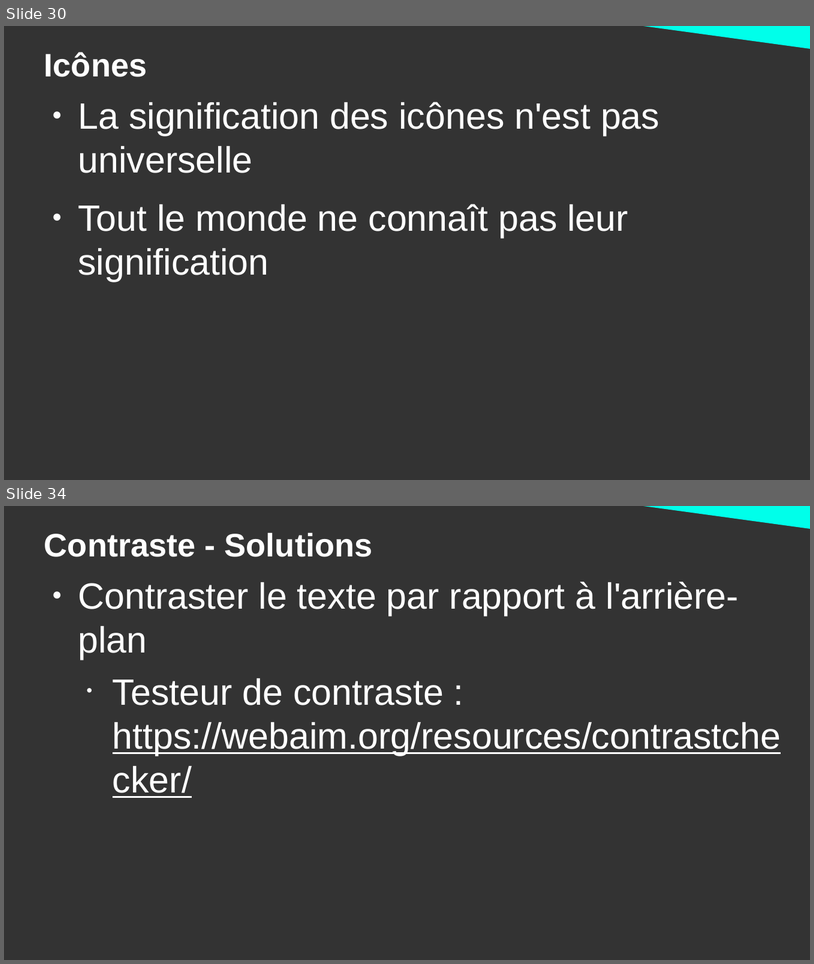
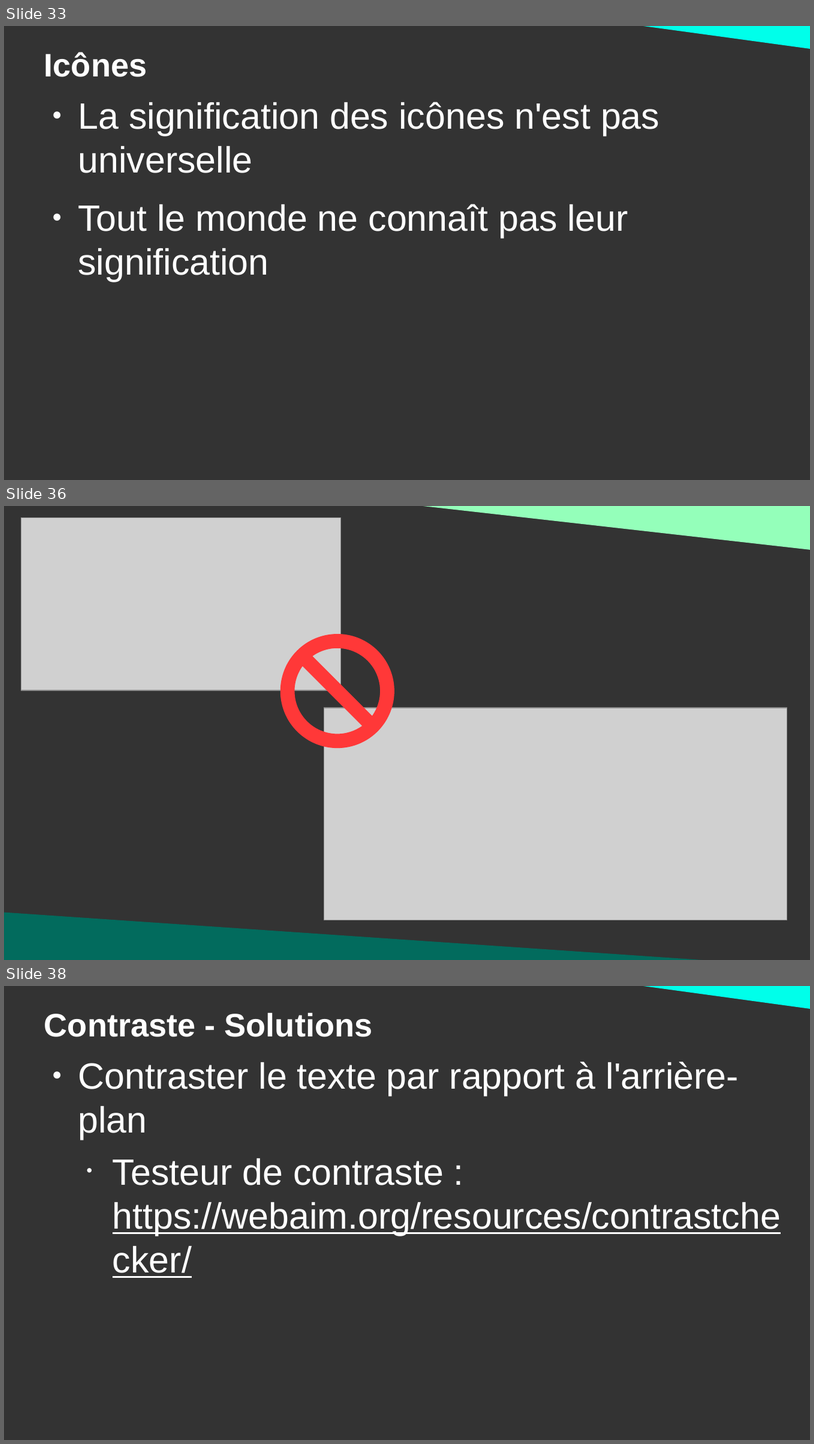
Before and after one commit to DanYellow/cours, a slide deck: ergonomie-et-accessibilite-s2/numero-1/presentation.odp. Shown one above the other, each under a label of ours: slides 30 and 34 before the commit, slides 33, 36 and 38 after it; the slides between them are not shown. The pictures are 814x964 and 814x1444 pixels, drawn with LibreOffice and Linux fonts; fonts in the diff are those of the drawing; grey boxes stand for pictures. Boxes give left, top, right and bottom in pixels: in the first picture for what was removed or moved away, otherwise in the second. Text is boxed around its words. In the diff, an @@ line names an element or a change of style, - is before the commit and + after.

```diff
--- a/ergonomie-et-accessibilite-s2/numero-1/presentation.odp
+++ b/ergonomie-et-accessibilite-s2/numero-1/presentation.odp
@@ slide 36 added at box(4, 506, 810, 960), background #333333 @@
@@ picture added at box(21, 518, 341, 690) @@
@@ right triangle added at box(395, 506, 810, 550), fill #94FFBA @@
@@ no-entry sign added at box(281, 634, 395, 748), fill #FF3838 @@
@@ picture added at box(324, 708, 788, 920) @@
@@ right triangle added at box(4, 912, 758, 960), fill #026B5D @@
@@ what was slide 30 is now slide 33 @@
@@ what was slide 34 is now slide 38 @@
```
Also in this commit, not shown: 4 slides changed, 3 other slides added, 3 other files.
